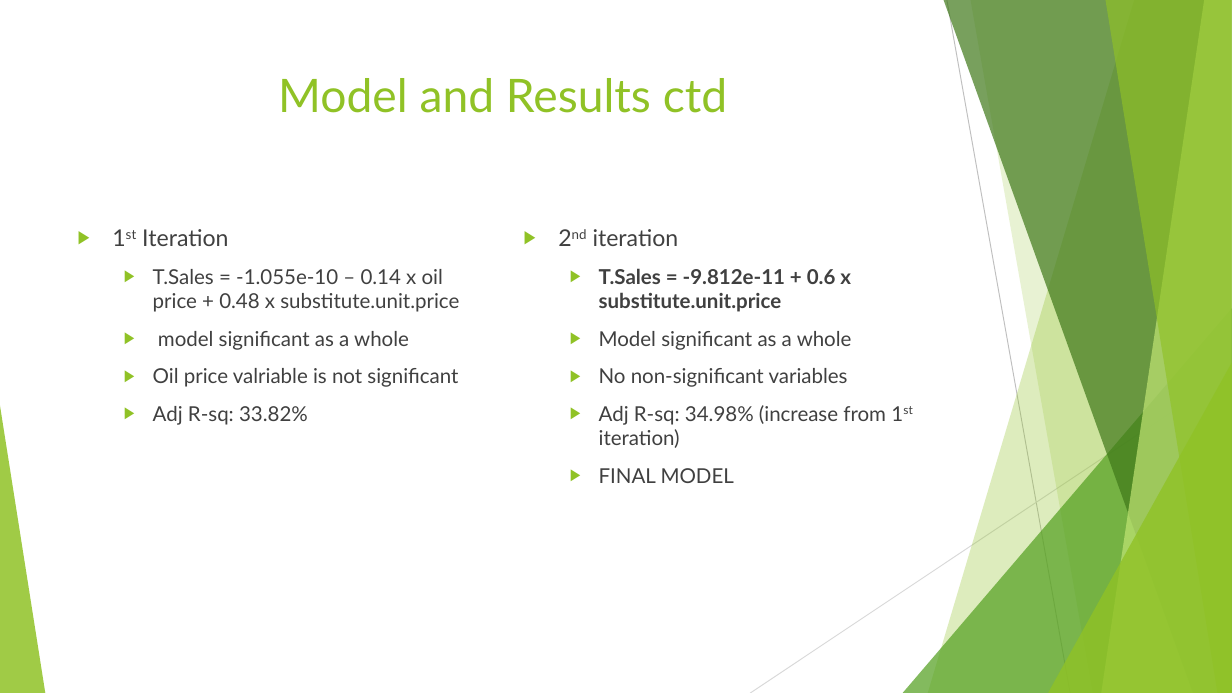
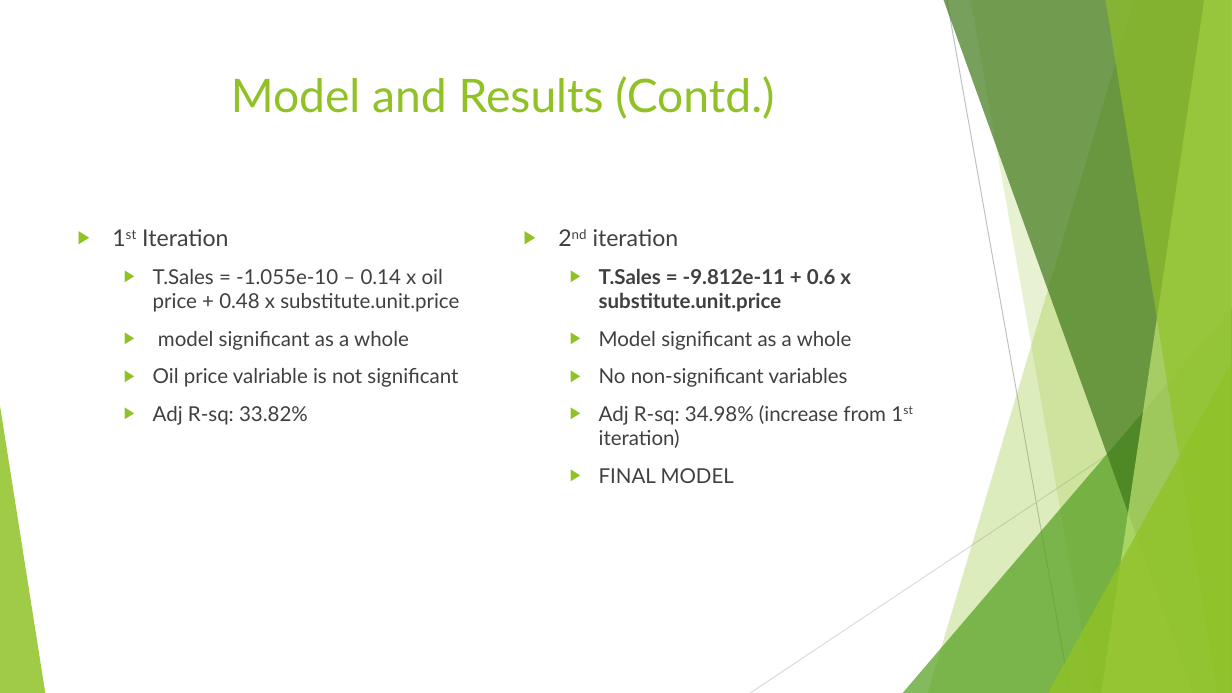
Before and after one commit to sonamgupta1105/Tesla_Analytics, a slide deck: slide 9 of finalPptTesla.pptx. Drawn at 1232x693 pixels with LibreOffice and Linux fonts; fonts in the diff are those of the drawing. Boxes give left, top, right and bottom in pixels: in the first picture for what was removed or moved away, otherwise in the second. Text is boxed around its words. In the diff, an @@ line names an element or a change of style, - is before the commit and + after.

```diff
--- a/finalPptTesla.pptx
+++ b/finalPptTesla.pptx
@@ title at box(231, 76, 774, 119): text changed @@
-Model and Results ctd
+Model and Results (Contd.)
```
Also in this commit, not shown: 8 other slides changed.
